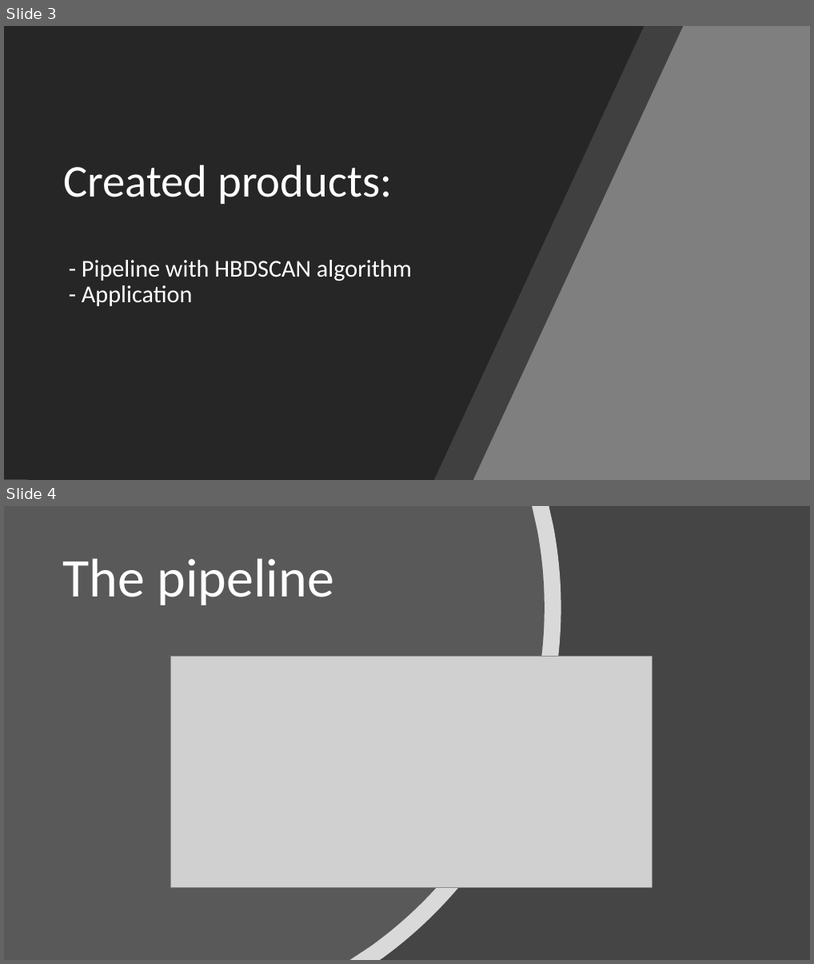
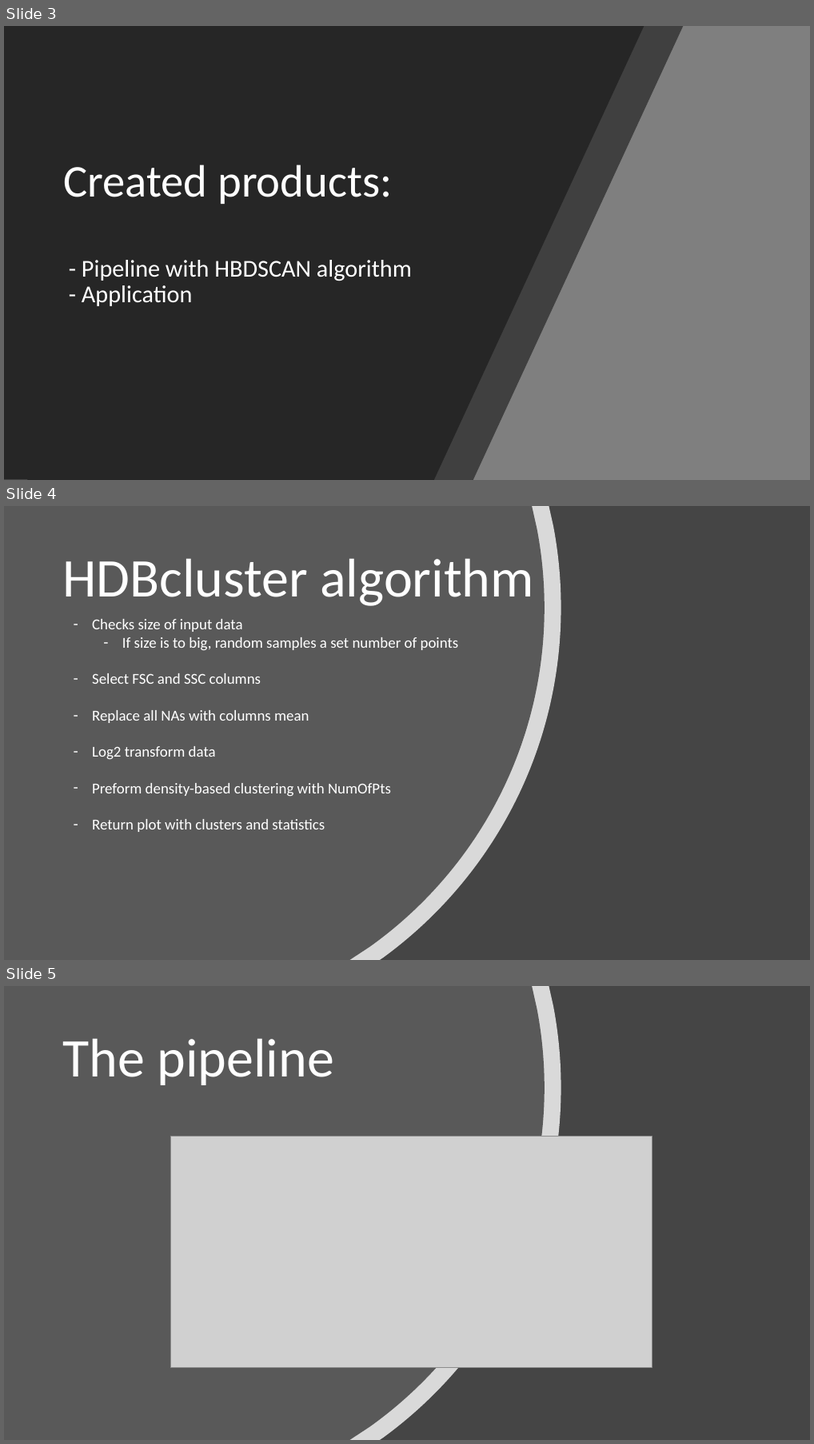
Before and after one commit to PascalVisser/bioplastic_degradation, a slide deck: Endpresentation.pptx. Shown one above the other, each under a label of ours: slides 3 and 4 before the commit, slides 3, 4 and 5 after it. The pictures are 814x964 and 814x1444 pixels, drawn with LibreOffice and Linux fonts; fonts in the diff are those of the drawing; grey boxes stand for pictures. Boxes give left, top, right and bottom in pixels: in the first picture for what was removed or moved away, otherwise in the second. Text is boxed around its words. In the diff, an @@ line names an element or a change of style, - is before the commit and + after.

Commit message:
minor changes

```diff
--- a/Endpresentation.pptx
+++ b/Endpresentation.pptx
@@ slide 4 added at box(4, 506, 810, 960), background #454545 @@
@@ freeform shape added at box(4, 506, 562, 960), fill #FFFFFF at 80% opacity @@
@@ freeform shape added at box(4, 506, 545, 960), fill #595959 @@
@@ title added at box(62, 558, 534, 606), 64.8 pt, text #FFFFFF @@
+HDBcluster algorithm
@@ text added at box(92, 619, 459, 832), 18 pt, text #FFFFFF @@
+– Checks size of input data
+  – If size is to big, random samples a set number of points
+– Select FSC and SSC columns
+– Replace all NAs with columns mean
+– Log2 transform data
+– Preform density-based clustering with NumOfPts
+– Return plot with clusters and statistics
@@ what was slide 4 is now slide 5 @@
```
Also in this commit, not shown: 1 other slide added, 1 slide removed.
